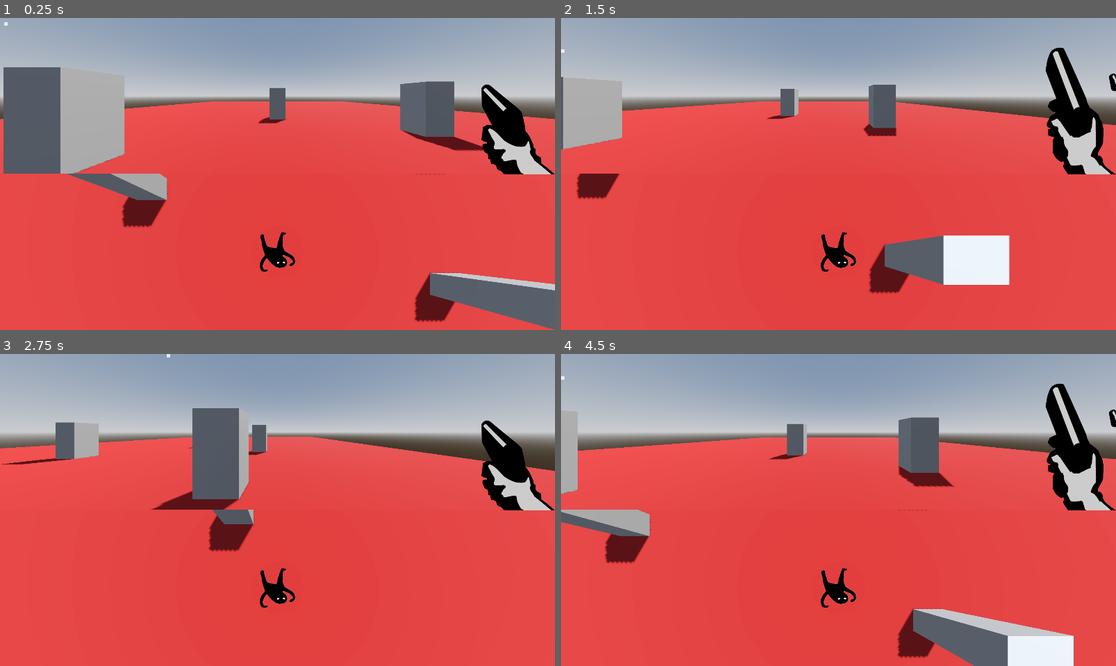
Above: before the commit, frames 1-4 (two rows, left to right).
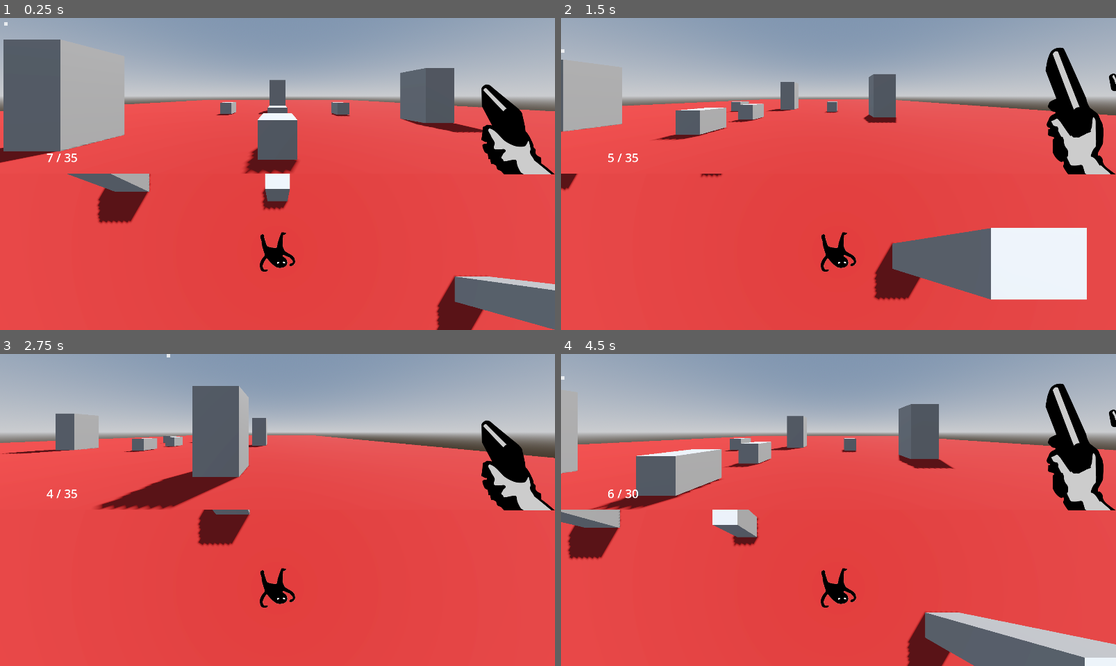
Above: after the commit, the same moments.

Repository: FEDOS-o/FriendJam
Game: Godot game, scene res://World.tscn
Same seed, same stepped clock (60 frames per second), same inputs: the game is played once before the commit and once after it.
Inputs (mouse positions are in pixels of both pictures, inside the frame that each line leads up to):
- Up to frame 1 (0.25 s): no input
- Up to frame 2 (1.5 s): tap Enter at 0.5 s; move the mouse to (960, 158) at 0.52 s; hold D (move_right) 0.53-1.28 s; click (960, 158) at 0.6 s; move the mouse to (727, 189) at 1.27 s; hold S (move_backwards) from 1.28 s (still down); click (727, 189) at 1.35 s
- Up to frame 3 (2.75 s): move the mouse to (333, 441) at 2.02 s; release S (move_backwards) at 2.03 s; hold D (move_right) from 2.03 s (still down); click (333, 441) at 2.1 s
- Up to frame 4 (4.5 s): move the mouse to (810, 572) at 2.77 s; release D (move_right) at 2.78 s; hold W (move_forwards) 2.78-3.53 s; click (810, 572) at 2.85 s; move the mouse to (1005, 556) at 3.52 s; hold A (move_left) from 3.53 s (still down); click (1005, 556) at 3.6 s; right-click (1005, 556) at 4.15 s; move the mouse to (672, 463) at 4.27 s; click (672, 463) at 4.35 s

The runs differ from the first frame. In frame 1, 9.4% of the frame differs, in the area x 0-100%, y 6-100%; in frame 2, 9.9%; in frame 3, 5.6%; in frame 4, 11%, in the area x 0-100%, y 16-100%.

Commit message:
ammo system and simple ammo box

Diff:
--- a/World.tscn
+++ b/World.tscn
@@ -1,5 +1,6 @@
-[gd_scene load_steps=11 format=3 uid="uid://dpv3juwlxulvv"]
+[gd_scene load_steps=12 format=3 uid="uid://dpv3juwlxulvv"]
 
+[ext_resource type="PackedScene" uid="uid://cvnar8urd1kyl" path="res://ammo_box.tscn" id="1_2dftf"]
 [ext_resource type="PackedScene" uid="uid://djy2016ltpax8" path="res://player.tscn" id="1_c6gwx"]
 
 [sub_resource type="GDScript" id="GDScript_4xowi"]
@@ -88,5 +89,17 @@
 [node name="CollisionShape3D" type="CollisionShape3D" parent="Environment/MeshInstance3D4/StaticBody3D"]
 shape = SubResource("ConcavePolygonShape3D_c6gwx")
 
+[node name="AmmoBox" parent="Environment" instance=ExtResource("1_2dftf")]
+transform = Transform3D(1, 0, 0, 0, 1, 0, 0, 0, 1, 0, 0.5491016, 5.7320805)
+
+[node name="AmmoBox2" parent="Environment" instance=ExtResource("1_2dftf")]
+transform = Transform3D(1, 0, 0, 0, 1, 0, 0, 0, 1, 5.6080265, 0.5491016, 2.218133)
+
+[node name="AmmoBox3" parent="Environment" instance=ExtResource("1_2dftf")]
+transform = Transform3D(1, 0, 0, 0, 1, 0, 0, 0, 1, -4.6063027, 0.5491016, 1.8219442)
+
+[node name="AmmoBox4" parent="Environment" instance=ExtResource("1_2dftf")]
+transform = Transform3D(1, 0, 0, 0, 1, 0, 0, 0, 1, 0, 0.5491016, 8.3466835)
+
 [node name="Player" parent="." instance=ExtResource("1_c6gwx")]
-transform = Transform3D(1, 0, 0, 0, 1, 0, 0, 0, 1, 0, 0.9724288, 11.399361)
+transform = Transform3D(1, 0, 0, 0, 1, 0, 0, 0, 1, 0, 0.15089524, 11.399361)
--- /dev/null
+++ b/ammo_box.gd
@@ -0,0 +1,20 @@
+extends Area3D
+
+@export var ammo_amount: int = 10
+
+# Called when the node enters the scene tree for the first time.
+func _ready() -> void:
+	pass # Replace with function body.
+
+
+# Called every frame. 'delta' is the elapsed time since the previous frame.
+func _process(delta: float) -> void:
+	pass
+
+
+func _on_body_entered(body: Node3D) -> void:
+	# Проверяем, что вошёл игрок
+	if body.has_method("add_ammo"):
+		# Даём патроны игроку
+		if body.add_ammo(ammo_amount):
+			queue_free()
--- /dev/null
+++ b/ammo_box.tscn
@@ -0,0 +1,18 @@
+[gd_scene load_steps=4 format=3 uid="uid://cvnar8urd1kyl"]
+
+[ext_resource type="Script" uid="uid://bk00mdi0fitwm" path="res://ammo_box.gd" id="1_nwo05"]
+
+[sub_resource type="BoxShape3D" id="BoxShape3D_xmxkj"]
+
+[sub_resource type="BoxMesh" id="BoxMesh_nwo05"]
+
+[node name="AmmoBox" type="Area3D"]
+script = ExtResource("1_nwo05")
+
+[node name="CollisionShape3D" type="CollisionShape3D" parent="."]
+shape = SubResource("BoxShape3D_xmxkj")
+
+[node name="MeshInstance3D" type="MeshInstance3D" parent="."]
+mesh = SubResource("BoxMesh_nwo05")
+
+[connection signal="body_entered" from="." to="." method="_on_body_entered"]
--- a/player.gd
+++ b/player.gd
@@ -6,6 +6,7 @@
 @onready var fp_viewport_container: SubViewportContainer = $CanvasLayer/FPViewportContainer
 @onready var fp_camera: Camera3D = $FPCamera
 @onready var ray_cast_3d: RayCast3D = $FPCamera/RayCast3D
+@onready var ammo: Label = $CanvasLayer/VSplitContainer/FP/Ammo
 
 
 const MOUSE_SENS = 1
@@ -17,9 +18,16 @@
 
 var can_shoot = true
 
+var current_ammo = 7
+var max_ammo = 7
+var reserve_ammo = 35
+var max_reserve_ammo = 35
+
+
 func _ready():
 	gun_sprite.animation_finished.connect(_on_gun_shoot_finished)
 	_setup_raycast()
+	_update_ammo_display()
 
 func _setup_raycast():
 	ray_cast_3d.debug_shape_thickness = 2
@@ -54,7 +62,10 @@
 		rotation.y -= CAMERA_SENS * delta
 
 	if Input.is_action_just_pressed("shoot"):
-		shoot()
+		_shoot()
+
+	if Input.is_action_pressed("reload"):
+		_reload()
 
 	_update_raycast_target()
 
@@ -81,12 +92,41 @@
 func _on_gun_shoot_finished() -> void:
 	can_shoot = true
 
-func shoot() -> void:
+func _shoot() -> void:
 	if !can_shoot:
 		return
+
+	if current_ammo <= 0:
+		return
+
+	current_ammo -= 1
+	_update_ammo_display()
 	can_shoot = false
 	gun_sprite.play("Shoot")
 	shoot_sound.play()
+
+
+func _reload() -> void:
+	if current_ammo >= max_ammo or reserve_ammo <= 0:
+		return  # Уже полный магазин или нет патронов для перезарядки
+
+	var ammo_needed = max_ammo - current_ammo
+	var ammo_to_reload = min(ammo_needed, reserve_ammo)
+
+	current_ammo += ammo_to_reload
+	reserve_ammo -= ammo_to_reload
+
+	_update_ammo_display()
+
+func add_ammo(amount: int) -> bool:
+	if reserve_ammo == max_reserve_ammo:
+		return false
+	reserve_ammo = min(reserve_ammo + amount, max_reserve_ammo)
+	_update_ammo_display()
+	return true
+
+func _update_ammo_display() -> void:
+	ammo.text = "%d / %d" % [current_ammo, reserve_ammo]
 
 func _update_raycast_target():
 	var mouse_pos = cross_hair.global_position
--- a/player.tscn
+++ b/player.tscn
@@ -57,7 +57,7 @@
 }]
 
 [node name="Player" type="CharacterBody3D" groups=["player"]]
-collision_layer = 2
+collision_layer = 3
 collision_mask = 3
 script = ExtResource("1_4flbx")
 
@@ -136,6 +136,16 @@
 animation = &"Shoot"
 autoplay = "Idle"
 
+[node name="Ammo" type="Label" parent="CanvasLayer/VSplitContainer/FP"]
+layout_mode = 0
+offset_left = 62.0
+offset_top = 455.0
+offset_right = 368.0
+offset_bottom = 584.0
+theme_override_font_sizes/font_size = 41
+text = "7/35"
+horizontal_alignment = 1
+
 [node name="TD" type="Control" parent="CanvasLayer/VSplitContainer"]
 custom_minimum_size = Vector2(0, 540)
 layout_mode = 2
--- a/project.godot
+++ b/project.godot
@@ -50,16 +50,23 @@
 rotate_left={
 "deadzone": 0.2,
 "events": [Object(InputEventKey,"resource_local_to_scene":false,"resource_name":"","device":-1,"window_id":0,"alt_press …(192 unchanged characters)…
+, Object(InputEventKey,"resource_local_to_scene":false,"resource_name":"","device":-1,"window_id":0,"alt_pressed":false,"shift_pressed":false,"ctrl_pressed":false,"meta_pressed":false,"pressed":false,"keycode":0,"physical_keycode":79,"key_label":0,"unicode":111,"location":0,"echo":false,"script":null)
 ]
 }
 rotate_right={
 "deadzone": 0.2,
 "events": [Object(InputEventKey,"resource_local_to_scene":false,"resource_name":"","device":-1,"window_id":0,"alt_press …(192 unchanged characters)…
+, Object(InputEventKey,"resource_local_to_scene":false,"resource_name":"","device":-1,"window_id":0,"alt_pressed":false,"shift_pressed":false,"ctrl_pressed":false,"meta_pressed":false,"pressed":false,"keycode":0,"physical_keycode":80,"key_label":0,"unicode":112,"location":0,"echo":false,"script":null)
 ]
 }
 shoot={
 "deadzone": 0.2,
 "events": [Object(InputEventMouseButton,"resource_local_to_scene":false,"resource_name":"","device":-1,"window_id":0,"a …(258 unchanged characters)…
+]
+}
+reload={
+"deadzone": 0.2,
+"events": [Object(InputEventMouseButton,"resource_local_to_scene":false,"resource_name":"","device":-1,"window_id":0,"alt_pressed":false,"shift_pressed":false,"ctrl_pressed":false,"meta_pressed":false,"button_mask":2,"position":Vector2(210, 27),"global_position":Vector2(219, 75),"factor":1.0,"button_index":2,"canceled":false,"pressed":true,"double_click":false,"script":null)
 ]
 }
 
Not shown, added: ammo_box.gd.uid
